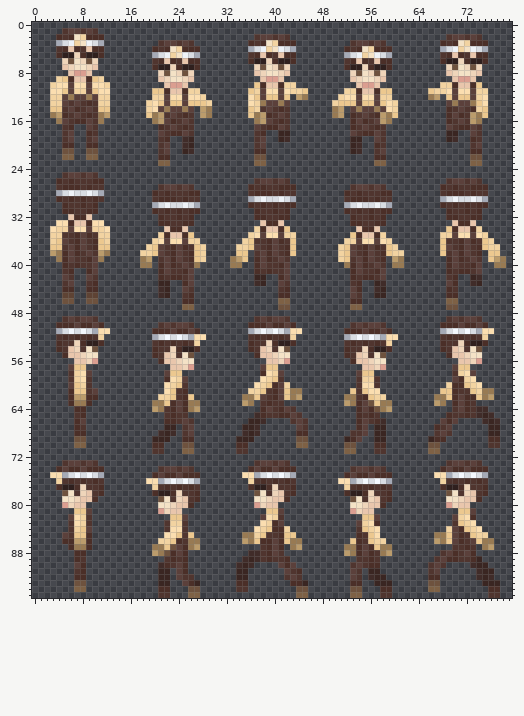
Sprite sheet: assets/Entities/Character.png. The first picture shows the starting point.
The file is 80x96 pixels. Colours within 5 levels of each other are drawn and written as one.
The same view after the edit:
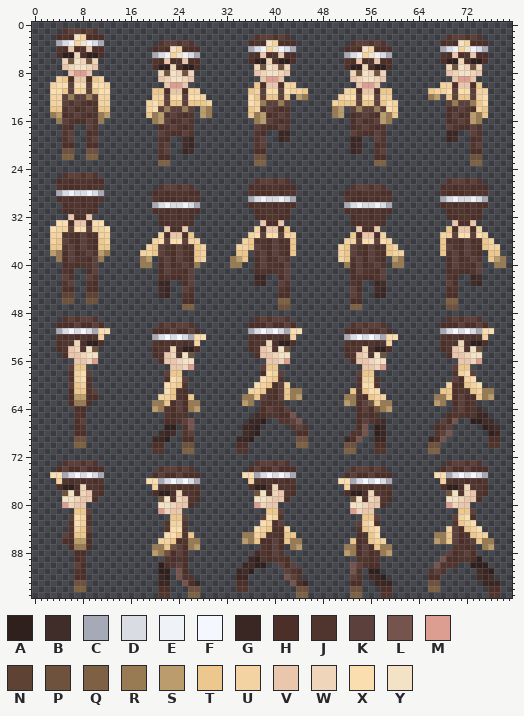
Palette (. is transparent): A #2f201e  B #402c29  C #a5aab6  D #d9dde3  E #eff3f8  F #f4f8fe  G #3a2622  H #4b2f28  J #50352f  K #5b403b  L #76544e  M #db9e90  N #5e4334  P #6e523e  Q #7e6145  R #987a53  S #bb9c6c  T #ecc88f  U #f2d3a1  V #e9c6ac  W #efd5ba  X #fbdeb0  Y #f4e2c6
Changes in this commit:
{"y":64,"x":43,"old":"J","new":"."}
{"y":64,"x":75,"old":"B","new":"."}
{"y":65,"x":43,"old":"KJ","new":"L."}
{"y":65,"x":74,"old":"B","new":"G"}
{"y":65,"x":76,"old":"B","new":"."}
{"y":66,"x":26,"old":"J","new":"L"}
{"y":66,"x":38,"old":"B","new":"A"}
{"y":66,"x":41,"old":"..JKJ","new":"JJKL."}
{"y":66,"x":70,"old":"K","new":"L"}
{"y":66,"x":73,"old":"..","new":"AA"}
{"y":66,"x":76,"old":"GB","new":"B."}
{"y":67,"x":22,"old":"GG","new":"AA"}
{"y":67,"x":26,"old":"K","new":"L"}
{"y":67,"x":37,"old":"B","new":"A"}
{"y":67,"x":43,"old":".","new":"J"}
{"y":67,"x":55,"old":"K","new":"L"}
{"y":67,"x":57,"old":"G","new":"A"}
{"y":67,"x":75,"old":".","new":"A"}
{"y":67,"x":77,"old":"G","new":"B"}
{"y":68,"x":37,"old":"B","new":"A"}
{"y":68,"x":55,"old":"K","new":"L"}
{"y":68,"x":57,"old":"G","new":"A"}
{"y":68,"x":69,"old":"J","new":"L"}
{"y":68,"x":76,"old":"G","new":"A"}
{"y":69,"x":22,"old":"G","new":"A"}
{"y":69,"x":36,"old":"G","new":"A"}
{"y":69,"x":54,"old":"K","new":"L"}
{"y":69,"x":68,"old":"H","new":"L"}
{"y":88,"x":36,"old":"B","new":"."}
{"y":88,"x":68,"old":"J","new":"."}
{"y":89,"x":35,"old":"B","new":"."}
{"y":89,"x":37,"old":"B","new":"A"}
{"y":89,"x":67,"old":"JK","new":".L"}
{"y":89,"x":74,"old":"G","new":"A"}
{"y":90,"x":21,"old":"B","new":"A"}
{"y":90,"x":34,"old":"B","new":"."}
{"y":90,"x":37,"old":"..","new":"AA"}
{"y":90,"x":53,"old":"J","new":"L"}
{"y":90,"x":66,"old":"JK","new":".L"}
{"y":90,"x":69,"old":"..","new":"JJ"}
{"y":90,"x":73,"old":"BGG","new":"AAA"}
{"y":91,"x":21,"old":"GG","new":"AA"}
{"y":91,"x":24,"old":"K","new":"L"}
{"y":91,"x":35,"old":"G.","new":"BA"}
{"y":91,"x":53,"old":"K","new":"L"}
{"y":91,"x":56,"old":"GG","new":"AA"}
{"y":91,"x":68,"old":".","new":"J"}
{"y":91,"x":76,"old":"G","new":"A"}
{"y":92,"x":22,"old":"G","new":"A"}
{"y":92,"x":24,"old":"K","new":"L"}
{"y":92,"x":42,"old":"J","new":"L"}
{"y":92,"x":58,"old":"G","new":"A"}
{"y":93,"x":25,"old":"K","new":"L"}
{"y":93,"x":43,"old":"H","new":"L"}
